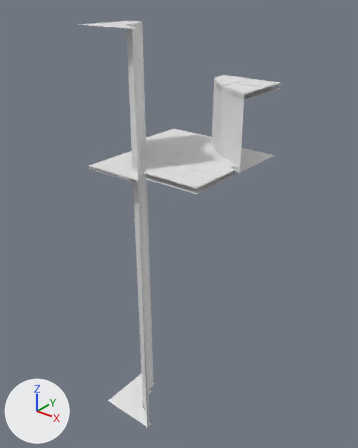
The FBX model Assets/Data/Level/Biomes/AbyssalRuins/Models/K_CliffDrop_ABAC.fbx: old version first, new version second.
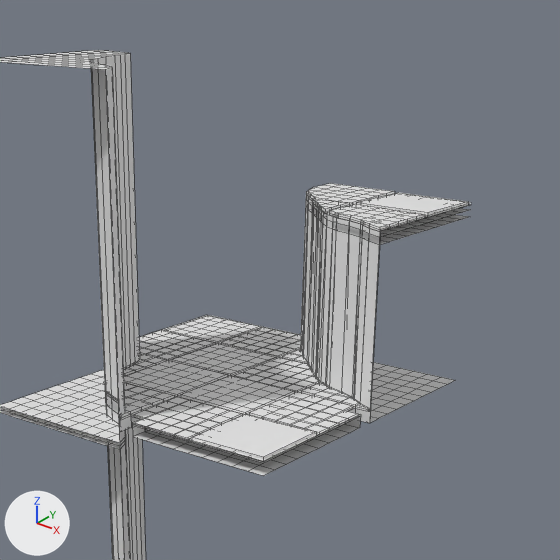
There are two pictures of each version: one whole from a 50 mm camera at (11.03, -14.05, 5.72) aimed at (-0.33, 0.15, -3.09), one close up on the part from 25% to 89% of the width and 0% to 51% of the height. The lights are fixed; the arrows at lower left show +X, +Y and +Z. The first two pictures are the older version. The close-ups show mesh edges as thin lines. Where no turn or scale is listed for an object, it has been applied to the vertices.

In view in the first close-up: 'K_CliffDrop_ABAC', 'K_CliffDrop_ABAC_ColCliff7', 'K_CliffDrop_ABAC_ColGround0', 'K_CliffDrop_ABAC_ColGround7', 'K_CliffDrop_ABAC_ColWaterBlocker3', 'K_CliffDrop_ABAC_ColWaterSurface3'.
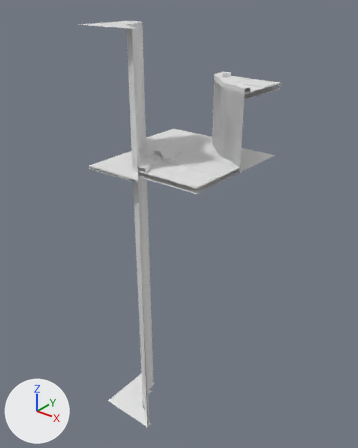
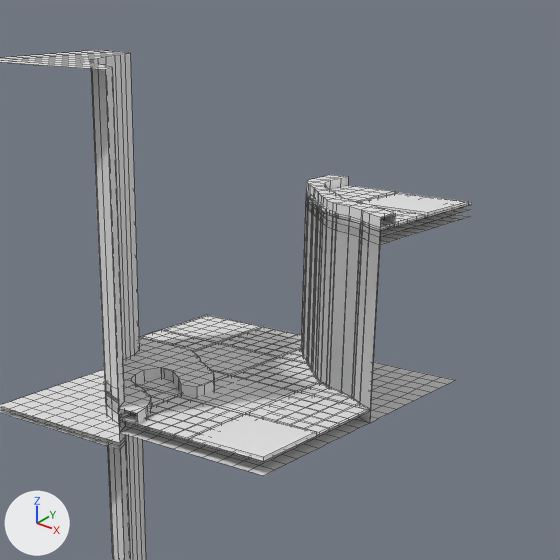
Pixel boxes [x1, y1, x2, y2] of what changed, in the close-ups (560 x 560 px):
'K_CliffDrop_ABAC', reshaped: before [103, 183, 470, 560]; after [103, 175, 470, 560]
part 1 of me_k_cliffdrop_abac, built on: before [300, 195, 378, 410]; after [105, 175, 395, 426]

The edits, one by one:
me_k_cliffdrop_abac is used by ob_k_cliffdrop_abac; location (0.0, 0.0, 0.0).
me_k_cliffdrop_abac had 1139 vertices, 905 faces and spanned x -2.5..2.5, y -2.5..2.5, z -12.0..2.54.
me_k_cliffdrop_abac now has 1346 vertices, 1111 faces and spans x -2.5..2.5, y -2.5..2.5, z -12.0..2.66.
me_k_cliffdrop_abac part 1: 1 vertex moved from x 0.93, y 1.01, z -0.03 to x 0.75, y 1.08, z 2.47; 21 vertices removed from x -2.23..2.24, y -2.23..2.26, z -0.03; 228 vertices added at x -2.5..2.5, y -2.5..2.5, z -0.03..2.66.
